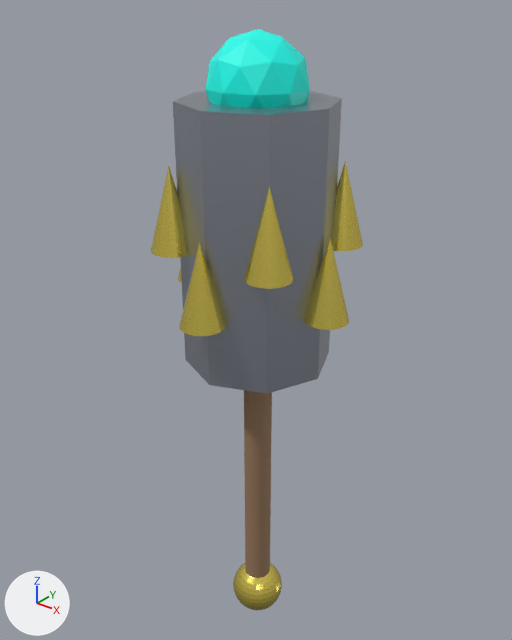
Before and after pictures for a commit that changed the OBJ model assets/models/megabonk_club.obj.
One viewpoint serves both versions: a 50 mm lens placed at (1.88, -2.37, 3.06), pointed at (-0.08, 0.08, 1.54). Lighting does not change. The marker at lower left points along +X, +Y and +Z. The first picture is the older version. Where no turn or scale is listed for an object, it has been applied to the vertices.
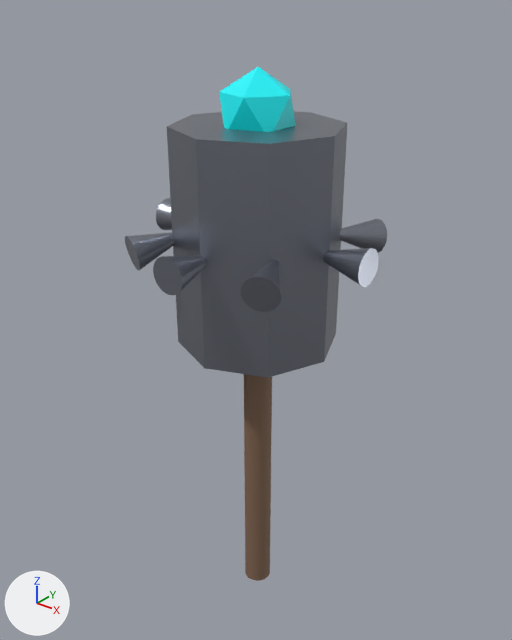
Boxes (x1, y1, x2, y2) around the edits, measured in the pictures (512 x 640 px; the box of a moved part takes in the faces that stretch with it):
'Cylinder.001', recoloured, reshaped (6% wider, 12% shorter): before (173, 91, 342, 394); after (167, 111, 347, 378)
'Icosphere', reshaped (27% narrower, 18% shorter): before (205, 29, 310, 108); after (219, 67, 295, 132)
'Cone.005', recoloured, reshaped: before (151, 166, 188, 258); after (125, 232, 174, 271)
'Cone.001', recoloured, reshaped (50% wider, 62% shorter): before (332, 161, 363, 251); after (340, 219, 387, 253)
'Cone.002', recoloured, reshaped (not visible afterwards): before (304, 238, 349, 330)
'Sphere', deleted (yellow): before (233, 563, 282, 610)
'Cone.006', recoloured, reshaped (mostly hidden before): before (178, 267, 182, 283); after (153, 255, 207, 295)
'Cone', recoloured, reshaped (not visible before): after (323, 248, 379, 287)
part 4 of me_cone_003, moved or reshaped (not visible afterwards): before (244, 186, 294, 289)
part 5 of me_cone_004, moved or reshaped: before (179, 242, 226, 336); after (156, 198, 172, 230)
part 8 of me_cone_007, moved or reshaped (not visible before): after (241, 260, 281, 312)

What changed in the scene script:
```text
Change me_cone:
    remove me_cone.from_pydata(...)  # 33 vertices, 33 faces; spans x -0.1..0.1, y 0.28..0.48, z 1.71..2.09
    remove me_cone.materials.append(mat_wep_goldstuds)  # yellow #ffea6c
    add me_cone.from_pydata(...)  # 33 vertices, 33 faces; spans x 0.27..0.57, y -0.08..0.08, z 1.92..2.08
    me_cone part 1: the whole mesh is multiplied about its middle by the matrix ((0.0, 0.0, -0.789), (-0.8, 0.0, 0.0), (0.0, 0.8, 0.0)), then moved by (0.42, -0.38, 0.1)
    add me_cone.materials.append(mat_club_iron)  # grey #9095a0
Change me_cone_001:
    remove me_cone_001.from_pydata(...)  # 33 vertices, 33 faces; spans x 0.169..0.369, y 0.169..0.369, z 1.96..2.34
    remove me_cone_001.materials.append(mat_wep_goldstuds)  # yellow #ffea6c
    add me_cone_001.from_pydata(...)  # 33 vertices, 33 faces; spans x 0.237..0.43, y 0.163..0.467, z 1.892..2.049
    me_cone_001 part 2: the whole mesh is multiplied about its middle by the matrix ((0.705, -0.203, -0.314), (-0.251, 0.251, -0.707), (0.282, 0.732, 0.156)), then moved by (0.028, 0.028, -0.15)
    add me_cone_001.materials.append(mat_club_iron)  # grey #9095a0
Change me_cone_002:
    remove me_cone_002.from_pydata(...)  # 33 vertices, 33 faces; spans x 0.28..0.48, y -0.1..0.1, z 1.71..2.09
    remove me_cone_002.materials.append(mat_wep_goldstuds)  # yellow #ffea6c
    add me_cone_002.from_pydata(...)  # 33 vertices, 33 faces; spans x -0.08..0.08, y 0.27..0.57, z 1.92..2.08
    me_cone_002 part 3: the whole mesh is multiplied about its middle by the matrix ((0.8, 0.0, 0.0), (0.0, 0.0, -0.789), (0.0, 0.8, 0.0)), then moved by (-0.38, 0.42, 0.1)
    add me_cone_002.materials.append(mat_club_iron)  # grey #9095a0
Change me_cone_003:
    remove me_cone_003.from_pydata(...)  # 33 vertices, 33 faces; spans x 0.169..0.369, y -0.369..-0.169, z 1.96..2.34
    remove me_cone_003.materials.append(mat_wep_goldstuds)  # yellow #ffea6c
    add me_cone_003.from_pydata(...)  # 33 vertices, 33 faces; spans x -0.43..-0.237, y 0.163..0.467, z 1.892..2.049
    me_cone_003 part 4: the whole mesh is multiplied about its middle by the matrix ((0.705, 0.203, 0.314), (0.251, 0.251, -0.707), (-0.282, 0.732, 0.156)), then moved by (-0.566, 0.566, -0.15)
    add me_cone_003.materials.append(mat_club_iron)  # grey #9095a0
Change me_cone_004:
    remove me_cone_004.from_pydata(...)  # 33 vertices, 33 faces; spans x -0.1..0.1, y -0.48..-0.28, z 1.71..2.09
    remove me_cone_004.materials.append(mat_wep_goldstuds)  # yellow #ffea6c
    add me_cone_004.from_pydata(...)  # 33 vertices, 33 faces; spans x -0.57..-0.27, y -0.08..0.08, z 1.92..2.08
    me_cone_004 part 5: the whole mesh is multiplied about its middle by the matrix ((0.0, 0.0, 0.789), (0.8, 0.0, 0.0), (0.0, 0.8, 0.0)), then moved by (-0.42, 0.38, 0.1)
    add me_cone_004.materials.append(mat_club_iron)  # grey #9095a0
Change me_cone_005:
    remove me_cone_005.from_pydata(...)  # 33 vertices, 33 faces; spans x -0.369..-0.169, y -0.369..-0.169, z 1.96..2.34
    remove me_cone_005.materials.append(mat_wep_goldstuds)  # yellow #ffea6c
    add me_cone_005.from_pydata(...)  # 33 vertices, 33 faces; spans x -0.43..-0.237, y -0.467..-0.163, z 1.892..2.049
    me_cone_005 part 6: the whole mesh is multiplied about its middle by the matrix ((-0.705, 0.203, 0.314), (0.251, -0.251, 0.707), (0.282, 0.732, 0.156)), then moved by (-0.028, -0.028, -0.15)
    add me_cone_005.materials.append(mat_club_iron)  # grey #9095a0
Change me_cone_006:
    remove me_cone_006.from_pydata(...)  # 33 vertices, 33 faces; spans x -0.48..-0.28, y -0.1..0.1, z 1.71..2.09
    remove me_cone_006.materials.append(mat_wep_goldstuds)  # yellow #ffea6c
    add me_cone_006.from_pydata(...)  # 33 vertices, 33 faces; spans x -0.08..0.08, y -0.57..-0.27, z 1.92..2.08
    me_cone_006 part 7: the whole mesh is multiplied about its middle by the matrix ((-0.8, 0.0, 0.0), (0.0, 0.0, 0.789), (0.0, 0.8, 0.0)), then moved by (0.38, -0.42, 0.1)
    add me_cone_006.materials.append(mat_club_iron)  # grey #9095a0
Change me_cone_007:
    remove me_cone_007.from_pydata(...)  # 33 vertices, 33 faces; spans x -0.369..-0.169, y 0.169..0.369, z 1.96..2.34
    remove me_cone_007.materials.append(mat_wep_goldstuds)  # yellow #ffea6c
    add me_cone_007.from_pydata(...)  # 33 vertices, 33 faces; spans x 0.237..0.43, y -0.467..-0.163, z 1.892..2.049
    me_cone_007 part 8: the whole mesh is multiplied about its middle by the matrix ((-0.705, -0.203, -0.314), (-0.251, -0.251, 0.707), (-0.282, 0.732, 0.156)), then moved by (0.566, -0.566, -0.15)
    add me_cone_007.materials.append(mat_club_iron)  # grey #9095a0
Change me_cylinder_001:
    remove me_cylinder_001.from_pydata(...)  # 16 vertices, 10 faces; spans x -0.35..0.35, y -0.35..0.35, z 1.4..2.6
    remove me_cylinder_001.materials.append(mat_wep_forgediron)  # light grey #adb3bf
    add me_cylinder_001.from_pydata(...)  # 16 vertices, 10 faces; spans x -0.38..0.38, y -0.38..0.38, z 1.5..2.5
    me_cylinder_001 part 9: 16 of 16 vertices moved; they spanned x -0.35..0.35, y -0.35..0.35, z 1.4..2.6 and now span x -0.38..0.38, y -0.38..0.38, z 1.5..2.5; mean shift (0.0, 0.0, 0.0)
    add me_cylinder_001.materials.append(mat_club_iron)  # grey #9095a0
Change me_icosphere:
    remove me_icosphere.from_pydata(...)  # 42 vertices, 80 faces; spans x -0.209..0.209, y -0.22..0.22, z 2.43..2.87
    remove me_icosphere.materials.append(mat_wep_runicgem)  # cyan #00ffed
    add me_icosphere.from_pydata(...)  # 12 vertices, 20 faces; spans x -0.161..0.161, y -0.153..0.153, z 2.37..2.73
    me_icosphere part 10: the whole mesh is rebuilt
    add me_icosphere.materials.append(mat_club_gem)  # cyan #00f9ff
Remove ob_sphere:
    ob_sphere = bpy.data.objects.new('Sphere', me_sphere)
```
